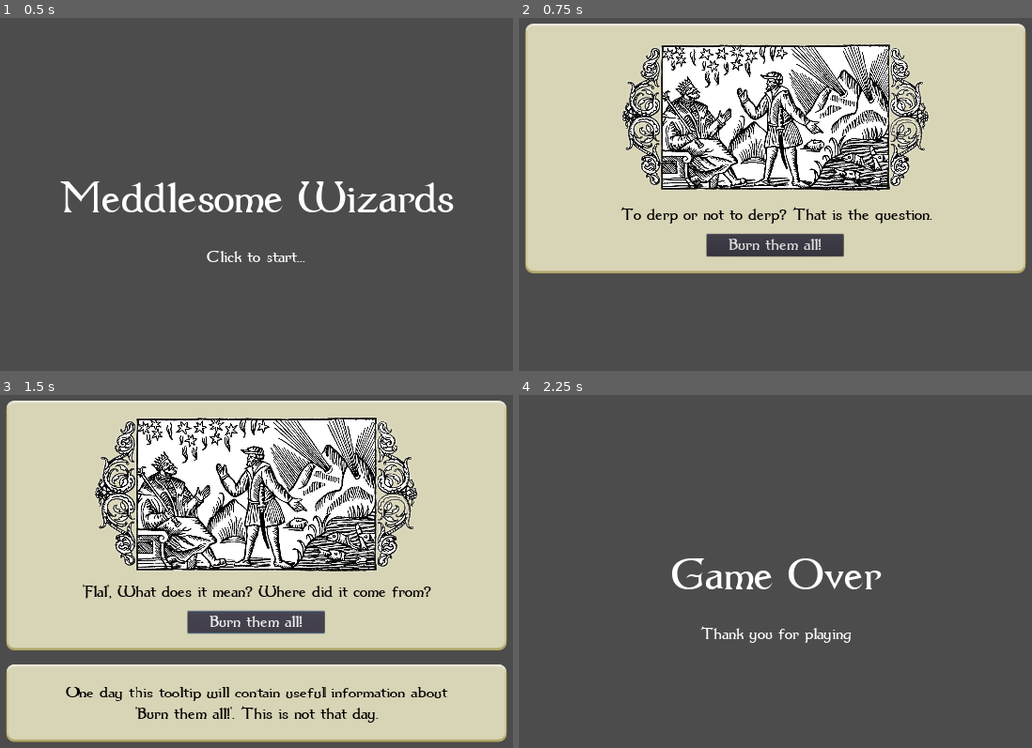
Above: before the commit, frames 1-4 (two rows, left to right).
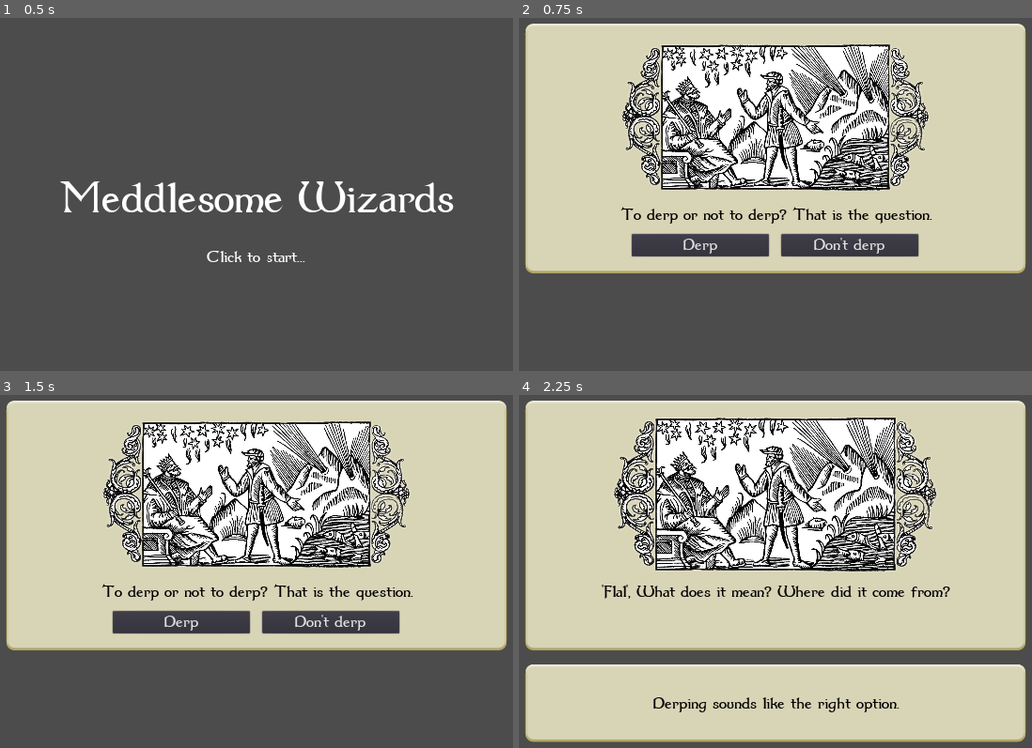
Above: after the commit, the same moments.

Repository: wilbefast/MeddlesomeMages
Game: Godot game, scene res://scenes/Main.tscn
Same seed, same stepped clock (60 frames per second), same inputs: the game is played once before the commit and once after it.
Inputs (mouse positions are in pixels of both pictures, inside the frame that each line leads up to):
- Up to frame 1 (0.5 s): no input
- Up to frame 2 (0.75 s): tap Enter at 0.5 s; click (775, 219) at 0.67 s
- Up to frame 3 (1.5 s): click (256, 620) at 1.25 s, where only the run before the commit has a clickable "Burn them all!"
- Up to frame 4 (2.25 s): click "Burn them all!" (after the commit: "Derp") at 2 s

Frame 1 is identical in both runs. In frame 2, 2.5% of the frame differs, in the area x 21-79%, y 60-68%; in frame 3, 40%; in frame 4, 89%, in the area x 1-99%, y 1-99%.

Commit message:
loading options from database, connected to tooltips

Diff:
--- a/GodotProject/resources/Database.gd
+++ b/GodotProject/resources/Database.gd
@@ -15,6 +15,7 @@
 		]
 	}),
 	DilemmaData.new({
-		"question" : "'Flal', What does it mean? Where did it come from?"
+		"question" : "'Flal', What does it mean? Where did it come from?",
+		"options" : []
 	})
 ]
--- a/GodotProject/resources/DilemmaData.gd
+++ b/GodotProject/resources/DilemmaData.gd
@@ -2,7 +2,9 @@
 
 class_name DilemmaData
 
-export(String) var question
+var question
+var options
 
 func _init(args):
 	question = args["question"]
+	options = args["options"]
--- a/GodotProject/resources/OptionData.gd
+++ b/GodotProject/resources/OptionData.gd
@@ -2,8 +2,8 @@
 
 class_name OptionData
 
-export(String) var title
-export(String) var tooltip
+var title
+var tooltip
 
 func _init(args):
 	title = args["title"]
--- a/GodotProject/scenes/Dilemma.tscn
+++ b/GodotProject/scenes/Dilemma.tscn
@@ -1,10 +1,9 @@
-[gd_scene load_steps=8 format=2]
+[gd_scene load_steps=7 format=2]
 
 [ext_resource path="res://images/9patch.png" type="Texture" id=1]
 [ext_resource path="res://fonts/dum1.ttf" type="DynamicFontData" id=2]
 [ext_resource path="res://images/dilemma.png" type="Texture" id=3]
 [ext_resource path="res://scripts/Dilemma.gd" type="Script" id=4]
-[ext_resource path="res://scenes/Option.tscn" type="PackedScene" id=5]
 [ext_resource path="res://scenes/OptionTooltip.tscn" type="PackedScene" id=6]
 
 [sub_resource type="DynamicFont" id=1]
@@ -21,6 +20,7 @@
 }
 questionLabel = NodePath("MarginContainer/VBoxContainer/CenterContainer/VBoxContainer/QuestionLabel")
 optionContainer = NodePath("MarginContainer/VBoxContainer/CenterContainer/VBoxContainer/OptionContainer")
+optionTooltip = NodePath("MarginContainer/VBoxContainer/OptionTooltip")
 
 [node name="MarginContainer" type="MarginContainer" parent="."]
 anchor_left = 0.5
@@ -95,11 +95,6 @@
 custom_constants/separation = 32
 alignment = 1
 
-[node name="Option1" parent="MarginContainer/VBoxContainer/CenterContainer/VBoxContainer/OptionContainer" instance=ExtResource( 5 )]
-margin_left = 396.0
-margin_right = 746.0
-margin_bottom = 60.0
-
 [node name="OptionTooltip" parent="MarginContainer/VBoxContainer" instance=ExtResource( 6 )]
 anchor_left = 0.0
 anchor_right = 0.0
@@ -107,5 +102,3 @@
 margin_top = 672.0
 margin_right = 1280.0
 margin_bottom = 672.0
-[connection signal="on_chosen" from="MarginContainer/VBoxContainer/CenterContainer/VBoxContainer/OptionContainer/Option1" to="." method="chose_option"]
-[connection signal="on_hovered" from="MarginContainer/VBoxContainer/CenterContainer/VBoxContainer/OptionContainer/Option1" to="MarginContainer/VBoxContainer/OptionTooltip" method="show_option"]
--- a/GodotProject/scenes/Option.tscn
+++ b/GodotProject/scenes/Option.tscn
@@ -2,8 +2,6 @@
 
 [ext_resource path="res://fonts/dum1.ttf" type="DynamicFontData" id=1]
 [ext_resource path="res://scripts/Option.gd" type="Script" id=2]
-
-
 
 [sub_resource type="DynamicFont" id=1]
 size = 48
--- a/GodotProject/scripts/Dilemma.gd
+++ b/GodotProject/scripts/Dilemma.gd
@@ -1,12 +1,26 @@
 extends Control
+
+const OPTION = preload("res://scenes/Option.tscn")
 
 signal on_resolved(option)
 
 export(NodePath) var questionLabel
 export(NodePath) var optionContainer
+export(NodePath) var optionTooltip
 
 func set_data(dilemmaData : DilemmaData):
 	get_node(questionLabel).text = dilemmaData.question
 
-func chose_option(option):
-	emit_signal("on_resolved", option)
+	var optionContainerNode = get_node(optionContainer)
+	for optionData in dilemmaData.options:
+		var option = OPTION.instance()
+		optionContainerNode.add_child(option)
+		option.optionData = optionData
+		option.connect("on_chosen", self, "chose_option")
+		option.connect("on_tooltipped", get_node(optionTooltip), "show_option")
+
+func chose_option(optionData):
+	var optionContainerNode = get_node(optionContainer)
+	for option in optionContainerNode.get_children():
+		option.queue_free()
+	emit_signal("on_resolved", optionData)
--- a/GodotProject/scripts/Main.gd
+++ b/GodotProject/scripts/Main.gd
@@ -21,6 +21,7 @@
 	$GameOver.hide()
 
 func next_dilemma(option):
+	# TODO: save option
 	dilemma_index += 1
 	if dilemma_index >= Database.dilemmas.size():
 		$Dilemma.hide()
--- a/GodotProject/scripts/Option.gd
+++ b/GodotProject/scripts/Option.gd
@@ -1,18 +1,19 @@
 extends Control
 
-signal on_chosen(content)
-signal on_hovered(content)
+signal on_chosen(option)
+signal on_tooltipped(option)
 
-var content = "Burn them all!"
+var optionData : OptionData setget option_set
 
-func _ready():
-	$Button.text = content
+func option_set(value):
+	optionData = value
+	$Button.text = optionData.title
 
 func _on_Button_pressed():
-	emit_signal("on_chosen", content)
+	emit_signal("on_chosen", optionData)
 
 func _on_Button_mouse_entered():
-	emit_signal("on_hovered", content)
+	emit_signal("on_tooltipped", optionData, true)
 
 func _on_Button_mouse_exited():
-	emit_signal("on_hovered", null)
+	emit_signal("on_tooltipped", optionData, false)
--- a/GodotProject/scripts/OptionTooltip.gd
+++ b/GodotProject/scripts/OptionTooltip.gd
@@ -1,11 +1,15 @@
 extends Control
+
+var optionData : OptionData = null
 
 func _ready():
 	hide()
 
-func show_option(content):
-	if content == null:
+func show_option(new_optionData, do_show):
+	if do_show and new_optionData != null:
+		optionData = new_optionData
+		$CenterContainer/Label.text = optionData.tooltip
+		show()
+	else:
+		optionData = null
 		hide()
-	else:
-		$CenterContainer/Label.text = "One day this tooltip will contain useful information about '" + content + "'. This is not that day."
-		show()
